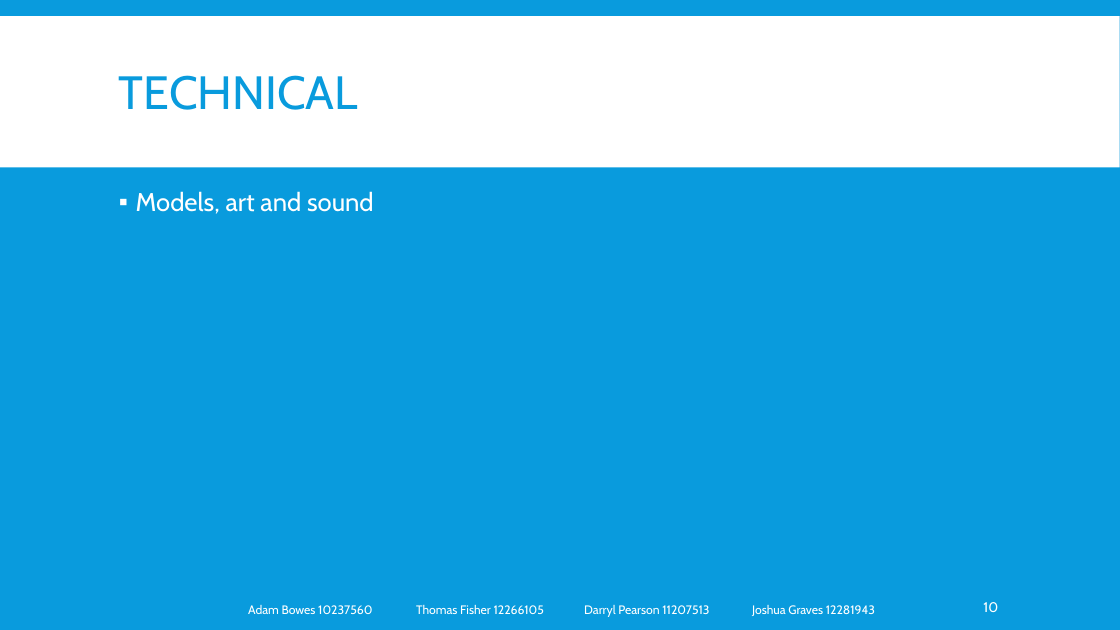
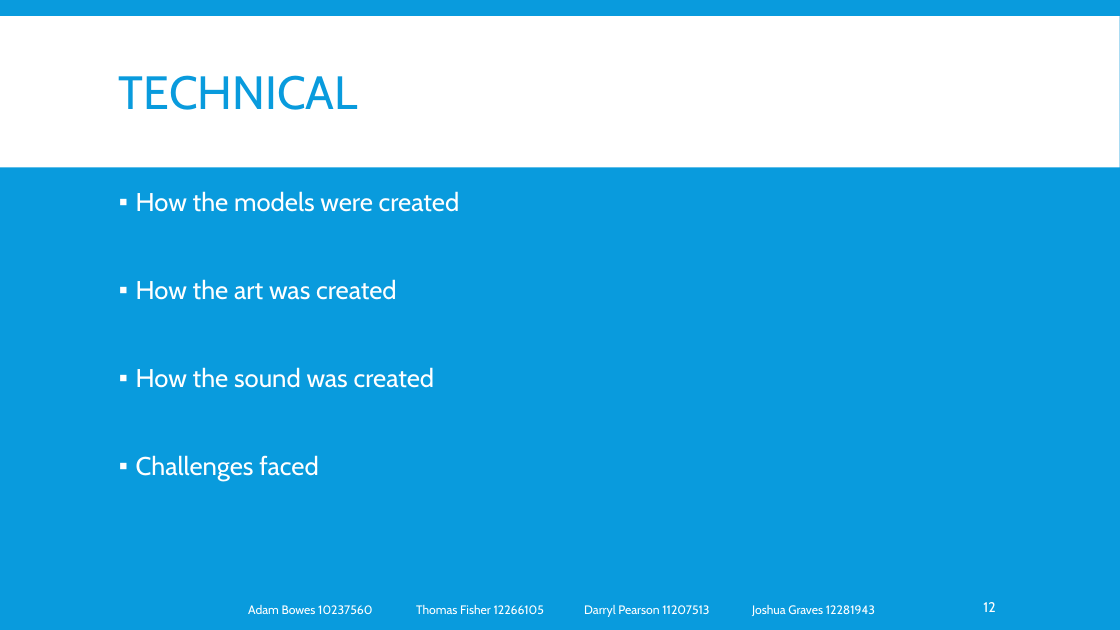
Before and after one commit to lazerduck/GroupProject_Lincoln_2014, a slide deck: slide 12 of Document/Presentation.pptx (slide 10 before the commit). Drawn at 1120x630 pixels with LibreOffice and Linux fonts; fonts in the diff are those of the drawing. Boxes give left, top, right and bottom in pixels: in the first picture for what was removed or moved away, otherwise in the second. Text is boxed around its words. In the diff, an @@ line names an element or a change of style, - is before the commit and + after.

```diff
--- a/Document/Presentation.pptx
+++ b/Document/Presentation.pptx
@@ text at <box>136,191,460,481</box>: text changed @@
-▪ Models, art and sound
+▪ How the models were created
+▪ How the art was created
+▪ How the sound was created
+▪ Challenges faced
@@ page number at <box>983,602,995,612</box>: text changed @@
-10
+12
```
Also in this commit, not shown: 10 other slides changed, 1 slide added.
